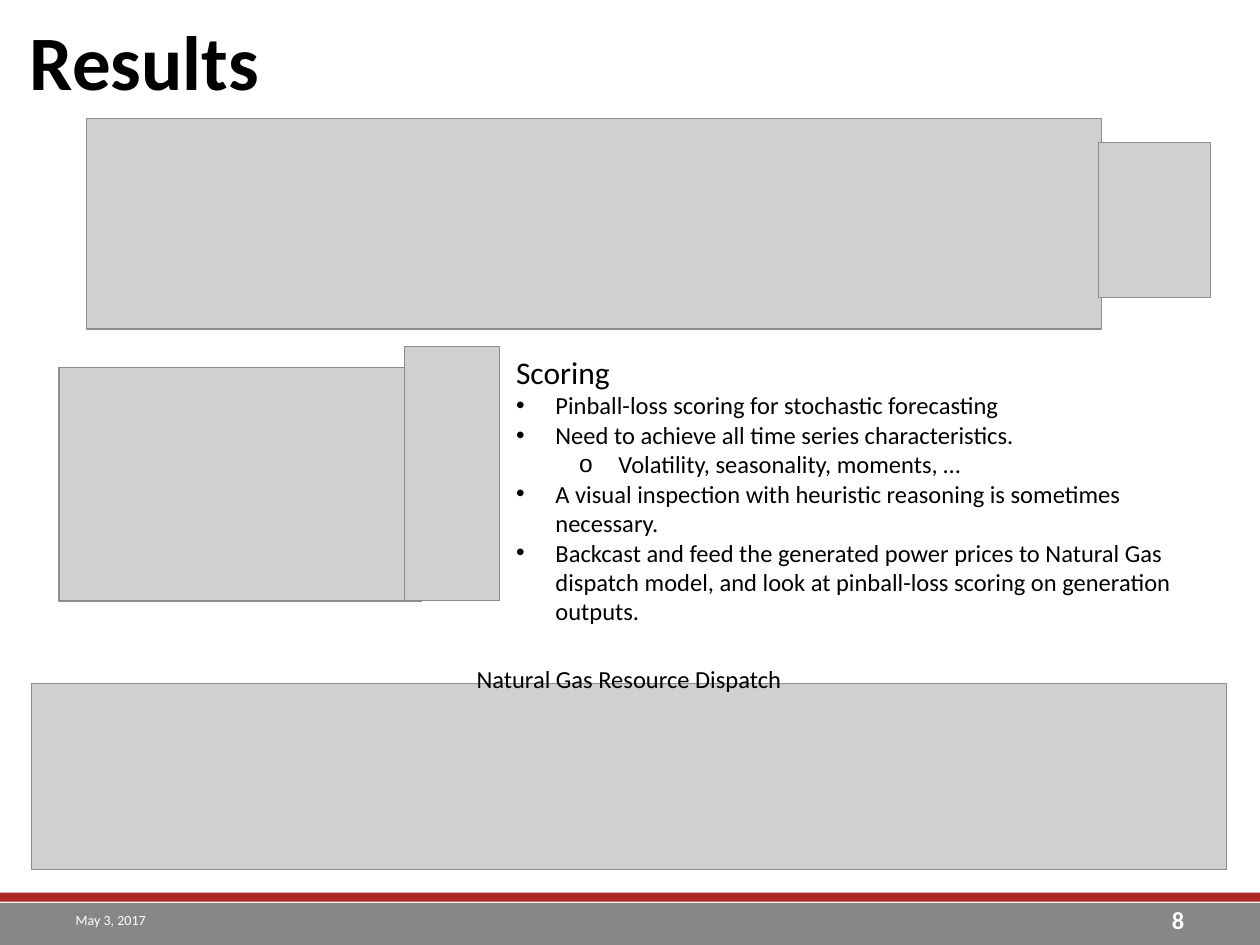
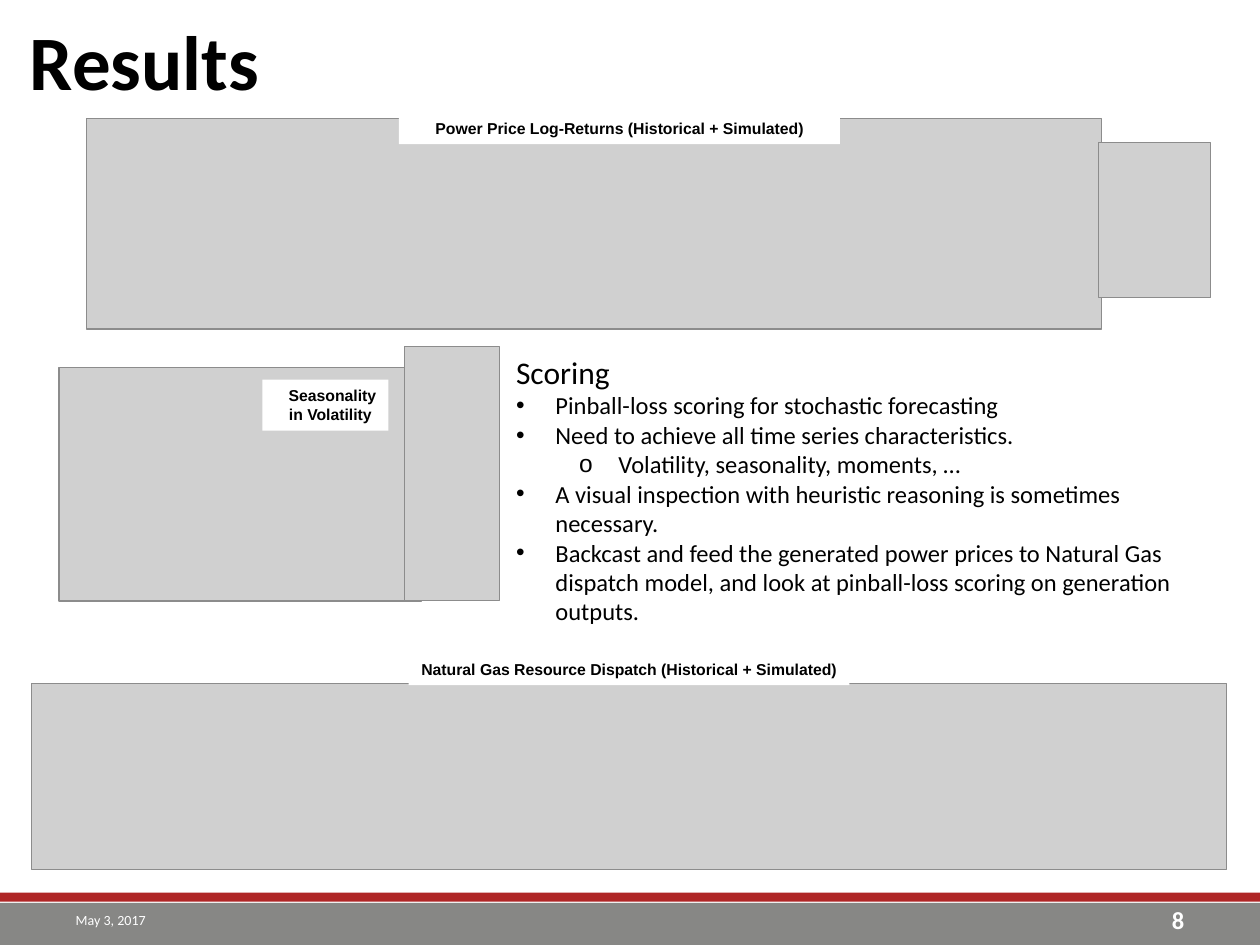
Before and after one commit to einaooka/R-Finance2017, a slide deck: slide 8 of Bunched Random Forest in Monte Carlo Risk Simulation.pptx. Drawn at 1260x945 pixels with LibreOffice and Linux fonts; fonts in the diff are those of the drawing; grey boxes stand for pictures; background and template pictures are left out. Boxes give left, top, right and bottom in pixels: in the first picture for what was removed or moved away, otherwise in the second. Text is boxed around its words. In the diff, an @@ line names an element or a change of style, - is before the commit and + after.

```diff
--- a/Bunched Random Forest in Monte Carlo Risk Simulation.pptx
+++ b/Bunched Random Forest in Monte Carlo Risk Simulation.pptx
@@ rectangle added at (399,112,840,144), fill #FFFFFF, 9 pt, text #000000, bold @@
+Power Price Log-Returns (Historical + Simulated)
@@ rectangle added at (262,379,388,430), fill #FFFFFF, 9 pt, text #000000, bold @@
+Seasonality in Volatility
@@ rectangle "Natural Gas Resource Dispatch (Historical ...": place and size @@
-rectangle "Natural Gas Resource Dispatch (Historical ..." at (477,668,781,692)
+rectangle "Natural Gas Resource Dispatch (Historical ..." at (408,654,849,685)
@@ rectangle "Natural Gas Resource Dispatch (Historical ..." at (408,654,849,685): fill none to #FFFFFF @@
@@ text in rectangle at (421,663,837,679): text changed; size 14 to 9 pt; font Calibri to Arial; bold on @@
-Natural Gas Resource Dispatch
+Natural Gas Resource Dispatch (Historical + Simulated)
```
Also in this commit, not shown: 1 other slide changed.
